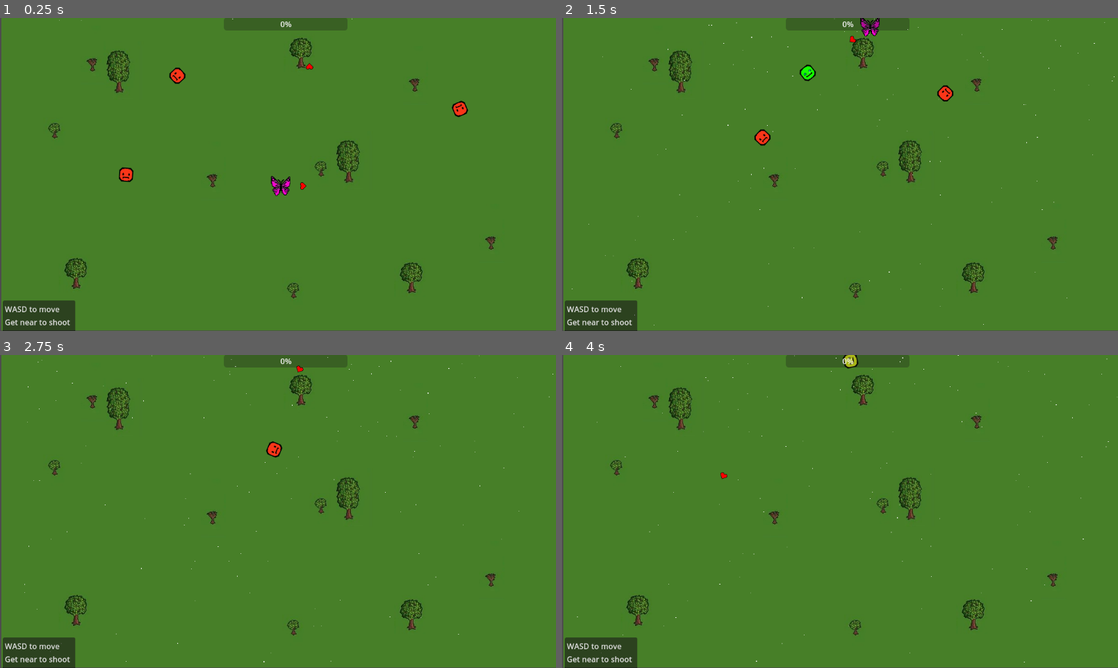
Above: before the commit, frames 1-4 (two rows, left to right).
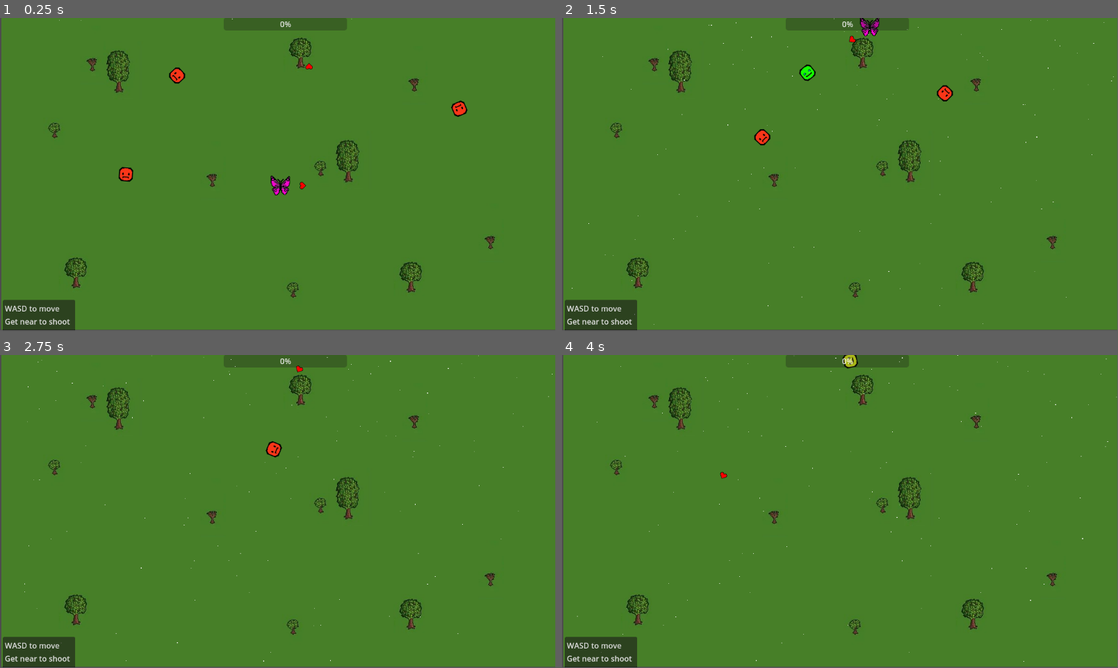
Above: after the commit, the same moments.

Repository: Robertas-Ba/joymakerGame
Game: Godot game, scene res://map.tscn
Two runs of this game, one before a commit and one after it. Both use one fixed random seed, a clock stepped at 60 frames per second and the inputs below.
Inputs:
- Up to frame 1 (0.25 s): no input
- Up to frame 2 (1.5 s): hold W (move_up) 0.53-1.28 s; tap D (move_rigth) at 0.6, 1.35 s; hold S (move_down) from 1.28 s (still down)
- Up to frame 3 (2.75 s): release S (move_down) at 2.03 s; hold W (move_up) from 2.03 s (still down); tap D (move_rigth) at 2.1 s
- Up to frame 4 (4 s): tap D (move_rigth) at 2.85, 3.6 s; release W (move_up) at 3.53 s; hold A (move_left) from 3.53 s (still down)
The window is 800x450 before the commit and 799x449 after it. Grey fills any space a smaller window leaves; there, only what the larger window draws over its background counts as a difference.

The runs differ from the first frame. In frame 1, 1.5% of the frame differs, in the area x 0-100%, y 0-100%; in frame 2, 1.5%; in frame 3, 1.3%; in frame 4, 1.3%.

Commit message:
windows changed

Diff:
--- a/project.godot
+++ b/project.godot
@@ -17,10 +17,7 @@
 
 [display]
 
-window/size/resizable=false
-window/size/borderless=true
-window/stretch/mode="viewport"
-window/stretch/aspect="expand"
+window/size/mode=2
 window/stretch/scale_mode="integer"
 window/vsync/vsync_mode=0
 
